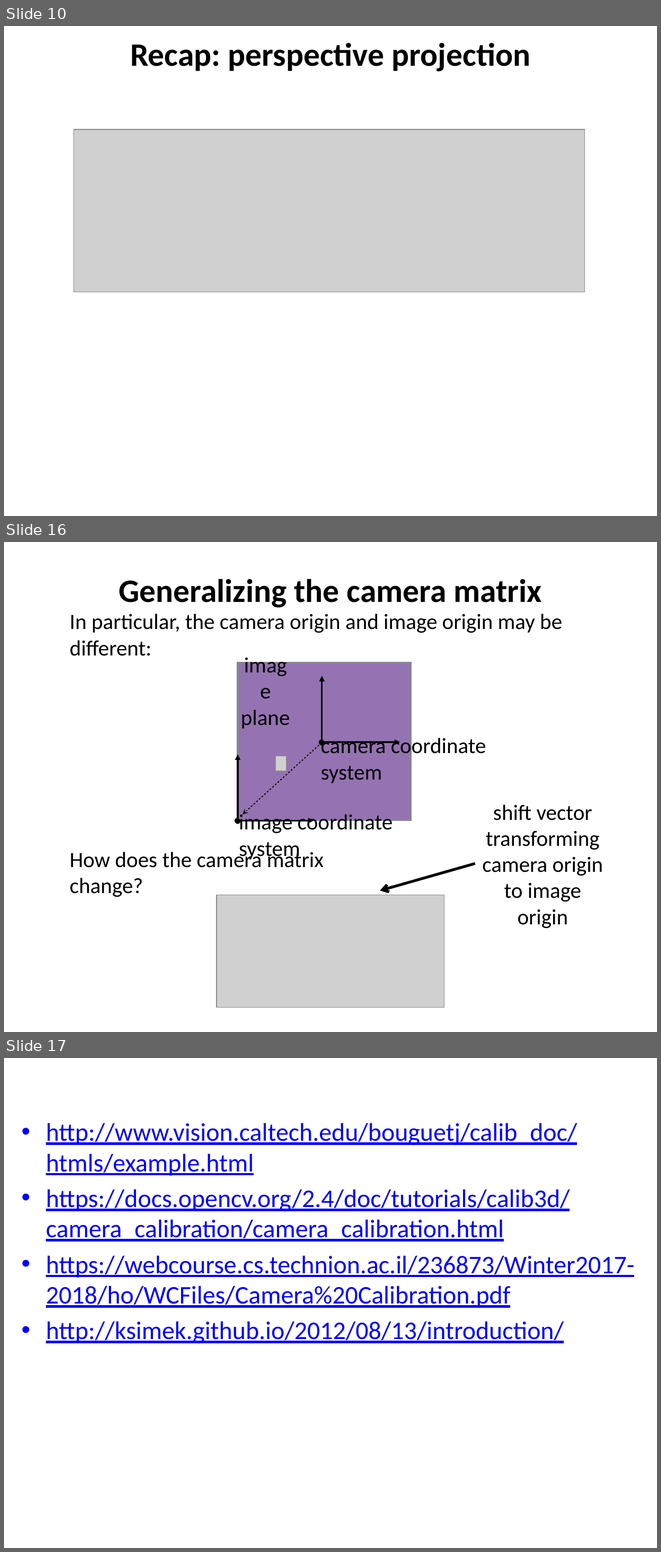
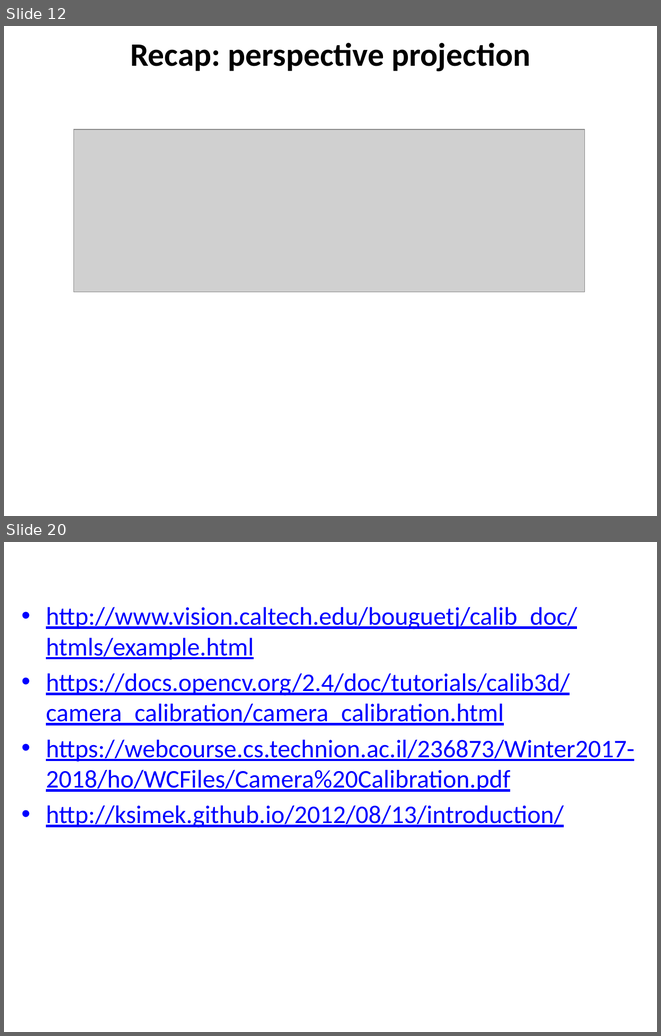
Before and after one commit to YoniChechik/AI_is_Math, a slide deck: c_07_camera_calibration/camera calibration.pptx. Shown one above the other, each under a label of ours: slides 10, 16 and 17 before the commit, slides 12 and 20 after it; the slides between them are not shown. The pictures are 661x1552 and 661x1036 pixels, drawn with LibreOffice and Linux fonts; fonts in the diff are those of the drawing; grey boxes stand for pictures. Boxes give left, top, right and bottom in pixels: in the first picture for what was removed or moved away, otherwise in the second. Text is boxed around its words. In the diff, an @@ line names an element or a change of style, - is before the commit and + after.

```diff
--- a/c_07_camera_calibration/camera calibration.pptx
+++ b/c_07_camera_calibration/camera calibration.pptx
@@ slide 16 removed at (x1=4, y1=542, x2=657, y2=1032), background #FFFFFF @@
@@ title removed at (x1=118, y1=579, x2=541, y2=608) @@
-Generalizing the camera matrix
@@ text removed at (x1=70, y1=614, x2=562, y2=656) @@
-In particular, the camera origin and image origin may be different:
@@ text removed at (x1=241, y1=614, x2=437, y2=729) @@
-image plane
@@ rectangle removed at (x1=238, y1=663, x2=411, y2=820) @@
@@ double arrow removed from (322, 742) to (322, 676) @@
@@ arrow removed from (319, 745) to (242, 814) @@
@@ text removed at (x1=321, y1=735, x2=486, y2=783) @@
-camera coordinate system
@@ double arrow removed from (321, 742) to (400, 742) @@
@@ double arrow removed from (238, 821) to (238, 754) @@
@@ picture removed at (x1=276, y1=756, x2=286, y2=770) @@
@@ text removed at (x1=239, y1=812, x2=393, y2=861) @@
-image coordinate system
@@ text removed at (x1=482, y1=804, x2=603, y2=928) @@
-shift vector transforming camera origin to image origin
@@ double arrow removed from (237, 820) to (314, 820) @@
@@ text removed at (x1=70, y1=849, x2=324, y2=897) @@
-How does the camera matrix change?
@@ arrow removed from (475, 863) to (380, 891) @@
@@ picture removed at (x1=217, y1=894, x2=445, y2=1007) @@
@@ what was slide 10 is now slide 12 @@
@@ what was slide 17 is now slide 20 @@
```
Also in this commit, not shown: 8 slides changed, 6 slides added, 2 other slides removed, 2 other files.
